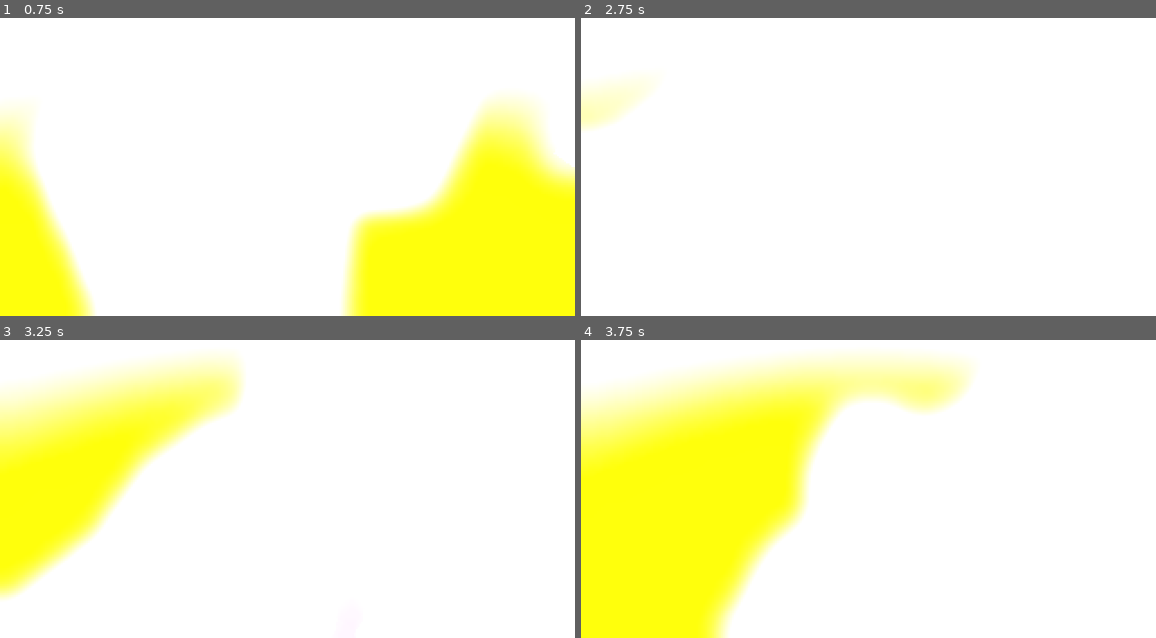
Above: before the commit, frames 1-4 (two rows, left to right).
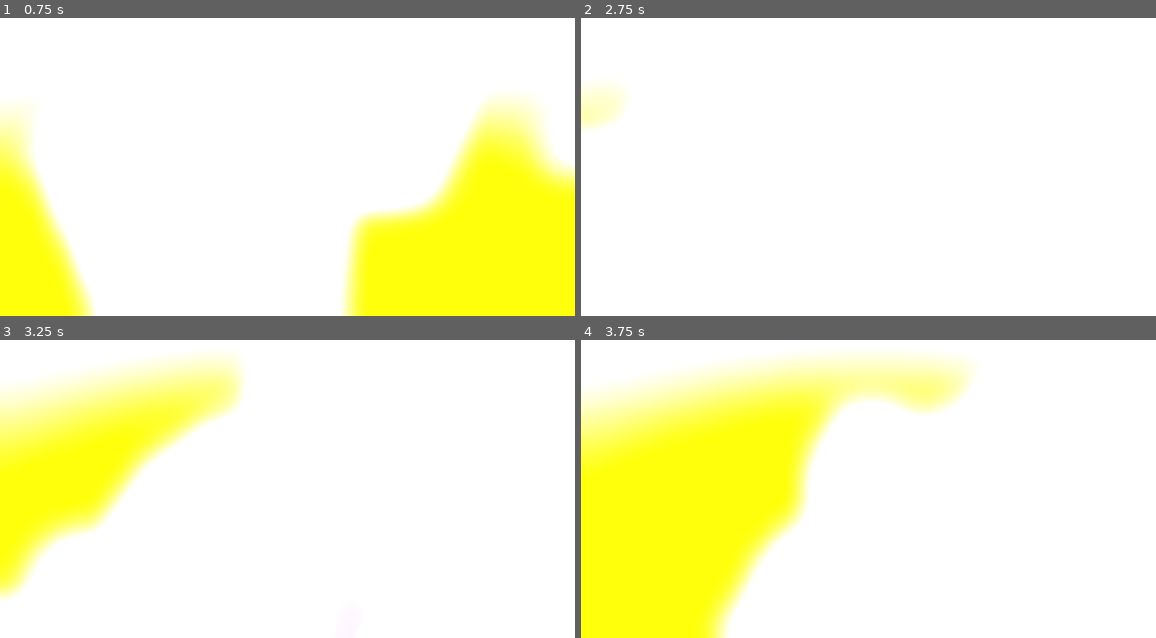
Above: after the commit, the same moments.

Repository: Manautbertonboitel/Dslite-Rebirth
Game: Godot game, scene res://scenes/main_scene.tscn
The game is run twice, just before and just after one commit, with the same random seed, the same clock (stepped at 60 frames per second) and the same inputs.
Inputs (mouse positions are in pixels of both pictures, inside the frame that each line leads up to):
- Up to frame 1 (0.75 s): tap Enter at 0.5 s; move the mouse to (414, 77) at 0.52 s; press the mouse at (414, 77) at 0.53 s; hold D (move_right) from 0.53 s (still down)
- Up to frame 2 (2.75 s): tap Space (jump) at 0.77, 1.52 s; move the mouse to (839, 101) at 1.27 s; release D (move_right) at 1.28 s; release the mouse at (839, 101) at 1.28 s; hold W (move_up) from 1.28 s (still down); click (839, 101) at 1.35 s; move the mouse to (880, 92) at 2.02 s; press the mouse at (880, 92) at 2.03 s
- Up to frame 3 (3.25 s): keep holding W (move_up); move the mouse to (281, 429) at 2.77 s; release the mouse at (281, 429) at 2.78 s; click (281, 429) at 2.85 s; tap Space (jump) at 3.02 s
- Up to frame 4 (3.75 s): keep holding W (move_up); move the mouse to (914, 426) at 3.52 s; press the mouse at (914, 426) at 3.53 s

Frame 1 is identical in both runs. In frame 2, 0.2% of the frame differs, in the area x 7-12%, y 21-31%; in frame 3, 2.3%, in the area x 1-18%, y 56-85%; in frame 4, nothing differs.

Commit message:
tower level and ps1 shader

Diff:
--- /dev/null
+++ b/Materials/PS1.gdshader
@@ -0,0 +1,50 @@
+shader_type spatial;
+render_mode blend_mix,
+	cull_disabled,
+	depth_prepass_alpha,
+	shadows_disabled,
+	specular_disabled,
+	vertex_lighting;
+
+uniform bool affine_mapping = false;
+uniform sampler2D albedo : source_color, filter_nearest;
+uniform float alpha_scissor : hint_range(0, 1) = 0.5;
+uniform float jitter: hint_range(0, 1) = 0.25;
+uniform ivec2 resolution = ivec2(320, 240);
+
+vec4 snap_to_position(vec4 base_position)
+{
+	vec4 snapped_position = base_position;
+	snapped_position.xyz = base_position.xyz / base_position.w;
+
+	vec2 snap_resulotion = floor(vec2(resolution) * (1.0 - jitter));
+	snapped_position.x = floor(snap_resulotion.x * snapped_position.x) / snap_resulotion.x;
+	snapped_position.y = floor(snap_resulotion.y * snapped_position.y) / snap_resulotion.y;
+
+	snapped_position.xyz *= base_position.w;
+	return snapped_position;
+}
+
+void vertex()
+{
+	vec4 snapped_position = snap_to_position(PROJECTION_MATRIX * MODELVIEW_MATRIX * vec4(VERTEX, 1.0));
+	if (affine_mapping)
+	{
+		POSITION = snapped_position;
+		POSITION /= abs(POSITION.w);
+	}
+	else
+	{
+		POSITION = snapped_position;
+	}
+}
+
+void fragment()
+{
+	vec4 color_base = COLOR;
+	vec4 texture_color = texture(albedo, UV);
+
+	ALBEDO = (color_base * texture_color).rgb;
+	ALPHA = texture_color.a * color_base.a;
+	ALPHA_SCISSOR_THRESHOLD = alpha_scissor;
+}
--- /dev/null
+++ b/Materials/PS1Scene.gdshader
@@ -0,0 +1,72 @@
+shader_type canvas_item;
+
+render_mode unshaded;
+
+#define MAXCOLORS 16
+
+uniform bool enabled = true;
+uniform bool dithering = true;
+uniform int colors : hint_range(1, MAXCOLORS) = 12;
+uniform int dither_size: hint_range(1, 8) = 1;
+
+float dithering_pattern(ivec2 fragcoord) {
+	const float pattern[] = {
+		0.00, 0.50, 0.10, 0.65,
+		0.75, 0.25, 0.90, 0.35,
+		0.20, 0.70, 0.05, 0.50,
+		0.95, 0.40, 0.80, 0.30
+	};
+
+	int x = fragcoord.x % 4;
+	int y = fragcoord.y % 4;
+
+	return pattern[y * 4 + x];
+}
+
+float reduce_color(float raw, float dither, int depth) {
+	float div = 1.0 / float(depth);
+	float val = 0.0;
+	int i = 0;
+
+	while (i <= MAXCOLORS)
+	{
+		if (raw > div * (float(i + 1))) {
+			i = i + 1;
+			continue;
+		}
+
+		if (raw * float(depth) - float(i) <= dither * 0.999)
+		{
+			val = div * float(i);
+		}
+		else
+		{
+			val = div * float(i + 1);
+		}
+		return val;
+
+		i = i+1;
+	}
+
+	return val;
+}
+
+void fragment() {
+	vec4 raw = texture(TEXTURE, SCREEN_UV);
+	ivec2 uv = ivec2(FRAGCOORD.xy / float(dither_size));
+
+	if (enabled == true){
+		float dithering_value = 1.0;
+		if (dithering)
+		{
+			dithering_value = dithering_pattern(uv);
+		}
+
+		COLOR.r = reduce_color(raw.r, (dithering_value - 0.5) * dithering_value + 0.5, colors - 1);
+		COLOR.g = reduce_color(raw.g, (dithering_value - 0.5) * dithering_value + 0.5, colors - 1);
+		COLOR.b = reduce_color(raw.b, (dithering_value - 0.5) * dithering_value + 0.5, colors - 1);
+
+	} else {
+		COLOR.rgb = raw.rgb;
+	}
+}
--- /dev/null
+++ b/Materials/Tower.tres
@@ -0,0 +1,13 @@
+[gd_resource type="StandardMaterial3D" load_steps=3 format=3 uid="uid://da704qrsn1kwo"]
+
+[ext_resource type="Texture2D" uid="uid://ba6sltjno7leb" path="res://scenes/Tower_medieval_wall_02_diff_256.jpg" id="1_8l565"]
+[ext_resource type="Texture2D" uid="uid://wcbnamct5i0j" path="res://scenes/Tower_medieval_wall_02_nor_gl_256.png" id="2_pgjw4"]
+
+[resource]
+albedo_texture = ExtResource("1_8l565")
+emission_enabled = true
+emission = Color(0.141837, 0.174624, 0.039855, 1)
+normal_enabled = true
+normal_texture = ExtResource("2_pgjw4")
+uv1_scale = Vector3(1.215, 1.215, 1.215)
+texture_filter = 2
--- /dev/null
+++ b/Materials/Tower_PS1.tres
@@ -0,0 +1,13 @@
+[gd_resource type="ShaderMaterial" load_steps=3 format=3 uid="uid://cyqjfyxoc1jh8"]
+
+[ext_resource type="Shader" uid="uid://diwg8kbsjjmcw" path="res://Materials/PS1.gdshader" id="1_xc3ct"]
+[ext_resource type="Texture2D" uid="uid://ba6sltjno7leb" path="res://scenes/Tower_medieval_wall_02_diff_256.jpg" id="2_ty2ng"]
+
+[resource]
+render_priority = 0
+shader = ExtResource("1_xc3ct")
+shader_parameter/affine_mapping = false
+shader_parameter/albedo = ExtResource("2_ty2ng")
+shader_parameter/alpha_scissor = 0.5
+shader_parameter/jitter = 0.25
+shader_parameter/resolution = Vector2i(320, 240)
--- a/level/level.tscn
+++ b/level/level.tscn
@@ -252,4 +252,4 @@
 material = ExtResource("7_njuj4")
 
 [node name="Lapine" parent="." instance=ExtResource("12_0g8ro")]
-transform = Transform3D(1, 0, 0, 0, 1, 0, 0, 0, 1, 5.44125, 0, -35.244)
+transform = Transform3D(1.70023, 0, 0, 0, 1.70023, 0, 0, 0, 1.70023, 5.44125, 0, -35.244)
--- /dev/null
+++ b/scenes/Tower_Scene.tscn
@@ -0,0 +1,67 @@
+[gd_scene load_steps=8 format=3 uid="uid://cx0b1v3saxxvy"]
+
+[ext_resource type="Shader" uid="uid://d1q3ratm6ww8o" path="res://Materials/PS1Scene.gdshader" id="1_3sm11"]
+[ext_resource type="PackedScene" uid="uid://l5boluq4n37e" path="res://scenes/lapine.tscn" id="1_xarpt"]
+[ext_resource type="PackedScene" uid="uid://c0dsmo2w7aenb" path="res://scenes/tower.tscn" id="2_xarpt"]
+[ext_resource type="PackedScene" uid="uid://b2mt87uhqd08p" path="res://scenes/player_3d.tscn" id="3_dum8x"]
+
+[sub_resource type="ShaderMaterial" id="ShaderMaterial_ab3st"]
+shader = ExtResource("1_3sm11")
+shader_parameter/enabled = true
+shader_parameter/dithering = true
+shader_parameter/colors = 16
+shader_parameter/dither_size = 1
+
+[sub_resource type="Sky" id="Sky_3sm11"]
+
+[sub_resource type="Environment" id="Environment_ab3st"]
+background_mode = 1
+background_color = Color(0.466795, 0.580192, 0.83214, 1)
+background_energy_multiplier = 1.14
+sky = SubResource("Sky_3sm11")
+ambient_light_source = 2
+ambient_light_color = Color(0.543979, 0.680659, 0.89865, 1)
+glow_enabled = true
+fog_enabled = true
+fog_light_color = Color(0.650985, 0.859031, 0.947646, 1)
+volumetric_fog_enabled = true
+volumetric_fog_density = 0.0289
+volumetric_fog_albedo = Color(0.777223, 0.767115, 0.938221, 1)
+
+[node name="Node3D" type="Node3D"]
+
+[node name="SubViewportContainer" type="SubViewportContainer" parent="."]
+material = SubResource("ShaderMaterial_ab3st")
+offset_right = 320.0
+offset_bottom = 240.0
+
+[node name="SubViewport" type="SubViewport" parent="SubViewportContainer"]
+handle_input_locally = false
+size = Vector2i(320, 240)
+render_target_update_mode = 4
+
+[node name="WorldEnvironment" type="WorldEnvironment" parent="SubViewportContainer/SubViewport"]
+environment = SubResource("Environment_ab3st")
+
+[node name="DirectionalLight3D" type="DirectionalLight3D" parent="SubViewportContainer/SubViewport/WorldEnvironment"]
+transform = Transform3D(0.755879, -0.440902, 0.483996, -0.242683, 0.497906, 0.832583, -0.608072, -0.74679, 0.269357, 5.00624, 9.33842, -0.482016)
+light_color = Color(0.841322, 0.839771, 0.87135, 1)
+light_energy = 1.646
+light_indirect_energy = 0.677
+light_volumetric_fog_energy = 1.105
+
+[node name="Lapine" parent="SubViewportContainer/SubViewport" instance=ExtResource("1_xarpt")]
+transform = Transform3D(1.73047, 0, 0, 0, 1.73047, 0, 0, 0, 1.73047, -2.27439, 0.489635, -1.2235)
+
+[node name="Tower" parent="SubViewportContainer/SubViewport" instance=ExtResource("2_xarpt")]
+transform = Transform3D(0.853334, 0.0765695, -2.60334, -0.00834215, 2.73958, 0.0778423, 2.60445, -0.0163127, 0.853219, -2.39561, -0.00205469, -16.1868)
+
+[node name="Player3D" parent="SubViewportContainer/SubViewport" instance=ExtResource("3_dum8x")]
+transform = Transform3D(1, 0, 0, 0, 1, 0, 0, 0, 1, 1.25579, 0.563078, -2.07338)
+
+[node name="CSGBox3D" type="CSGBox3D" parent="SubViewportContainer/SubViewport"]
+transform = Transform3D(43.1807, 0, 0, 0, 1, 0, 0, 0, 47.3168, 0, 0, 0)
+layers = 325
+use_collision = true
+collision_layer = 7
+collision_mask = 7
--- a/scenes/lapine.tscn
+++ b/scenes/lapine.tscn
@@ -1,7 +1,18 @@
-[gd_scene load_steps=9 format=3 uid="uid://l5boluq4n37e"]
+[gd_scene load_steps=12 format=3 uid="uid://l5boluq4n37e"]
 
 [ext_resource type="PackedScene" uid="uid://cgb04soevrhns" path="res://scenes/Lapine.fbx" id="1_tqbee"]
+[ext_resource type="Shader" uid="uid://diwg8kbsjjmcw" path="res://Materials/PS1.gdshader" id="2_05syi"]
 [ext_resource type="Texture2D" uid="uid://b5u88uw4dwfx0" path="res://Textures/T_Lapine.png" id="2_d6dbv"]
+[ext_resource type="Texture2D" uid="uid://dk3hu7xla5os" path="res://Textures/T_Wing.png" id="3_x43c6"]
+
+[sub_resource type="ShaderMaterial" id="ShaderMaterial_cot0g"]
+render_priority = 0
+shader = ExtResource("2_05syi")
+shader_parameter/affine_mapping = false
+shader_parameter/albedo = ExtResource("3_x43c6")
+shader_parameter/alpha_scissor = 0.5
+shader_parameter/jitter = 0.25
+shader_parameter/resolution = Vector2i(320, 240)
 
 [sub_resource type="StandardMaterial3D" id="StandardMaterial3D_xtl22"]
 albedo_color = Color(0.999999, 0.895085, 0.449542, 1)
@@ -10,9 +21,14 @@
 rim_enabled = true
 rim = 0.74
 
-[sub_resource type="StandardMaterial3D" id="StandardMaterial3D_k6p3a"]
-cull_mode = 2
-albedo_texture = ExtResource("2_d6dbv")
+[sub_resource type="ShaderMaterial" id="ShaderMaterial_5525h"]
+render_priority = 0
+shader = ExtResource("2_05syi")
+shader_parameter/affine_mapping = false
+shader_parameter/albedo = ExtResource("2_d6dbv")
+shader_parameter/alpha_scissor = 0.5
+shader_parameter/jitter = 0.25
+shader_parameter/resolution = Vector2i(320, 240)
 
 [sub_resource type="AnimationNodeAnimation" id="AnimationNodeAnimation_a2xsl"]
 animation = &"metarig_002|metarig_002Action"
@@ -41,7 +57,7 @@
 [node name="Lapine" instance=ExtResource("1_tqbee")]
 
 [node name="Skeleton3D" parent="metarig_002" index="0"]
-bones/1/rotation = Quaternion(-0.0910528, -0.00509924, -0.00798048, 0.995801)
+bones/1/rotation = Quaternion(-0.0893154, -0.00508511, -0.00798939, 0.995958)
 bones/1/scale = Vector3(1, 1, 1)
 bones/2/position = Vector3(0, 0.00229707, -1.84775e-11)
 bones/2/rotation = Quaternion(0.285659, 0.00172632, 0.00037068, 0.95833)
@@ -50,27 +66,27 @@
 bones/3/rotation = Quaternion(-0.0289744, -0.0012087, -0.0271918, 0.99921)
 bones/3/scale = Vector3(1, 1, 1)
 bones/4/position = Vector3(-0.0001741, 0.00066427, -0.000876636)
-bones/4/rotation = Quaternion(-0.191482, 0.397029, -0.0322183, 0.897031)
+bones/4/rotation = Quaternion(-0.189924, 0.397244, -0.0315174, 0.897292)
 bones/4/scale = Vector3(1, 1, 1)
 bones/5/position = Vector3(0.00105834, 0.00324556, 0.000619315)
-bones/5/rotation = Quaternion(0.318489, 0.360541, -0.153634, 0.863118)
+bones/5/rotation = Quaternion(0.296595, 0.365713, -0.146917, 0.869886)
 bones/6/position = Vector3(-3.07154e-10, 0.00234237, -8.03335e-11)
-bones/6/rotation = Quaternion(0.469259, -0.245583, 0.0327063, 0.847594)
+bones/6/rotation = Quaternion(0.48535, -0.237999, 0.0322582, 0.840685)
 bones/6/scale = Vector3(1, 1, 1)
 bones/7/position = Vector3(-0.00105663, 0.00327591, 0.000623864)
-bones/7/rotation = Quaternion(0.227996, -0.155075, 0.161638, 0.947546)
+bones/7/rotation = Quaternion(0.208955, -0.152507, 0.133475, 0.956694)
 bones/7/scale = Vector3(1, 1, 1)
 bones/8/position = Vector3(3.72654e-10, 0.00234238, -9.09265e-11)
-bones/8/rotation = Quaternion(0.75744, -0.0445774, 0.0924204, 0.644791)
+bones/8/rotation = Quaternion(0.778902, -0.0348625, 0.104585, 0.61738)
 bones/8/scale = Vector3(1, 1, 1)
 bones/9/position = Vector3(5.666e-05, 0.000855096, -0.00250914)
-bones/9/rotation = Quaternion(0.0894777, 0.022742, 0.994732, 0.0445498)
+bones/9/rotation = Quaternion(0.0895196, 0.0246162, 0.994572, 0.0469734)
 bones/9/scale = Vector3(1, 1, 1)
 bones/10/position = Vector3(0.00116205, -0.000357851, 0.00119559)
-bones/10/rotation = Quaternion(-0.0283541, 0.156315, 0.980535, 0.115378)
+bones/10/rotation = Quaternion(-0.0288694, 0.150008, 0.982174, 0.109543)
 bones/10/scale = Vector3(1, 1, 1)
 bones/11/position = Vector3(-0.00157526, -0.000304652, 0.00117193)
-bones/11/rotation = Quaternion(0.0403476, 0.12379, 0.990411, 0.0461948)
+bones/11/rotation = Quaternion(0.0403393, 0.124445, 0.99033, 0.0461732)
 bones/11/scale = Vector3(1, 1, 0.999999)
 bones/12/position = Vector3(0.00303946, -0.000585141, -0.00351462)
 bones/12/rotation = Quaternion(-0.260684, 0.28056, -0.531177, 0.755765)
@@ -119,13 +135,17 @@
 bones/27/rotation = Quaternion(-0.734794, 8.0859e-08, -2.62783e-07, 0.67829)
 bones/27/scale = Vector3(1, 1, 1)
 
+[node name="mesh_mai_001" parent="metarig_002/Skeleton3D" index="0"]
+surface_material_override/0 = SubResource("ShaderMaterial_cot0g")
+
 [node name="Plane_004" parent="metarig_002/Skeleton3D" index="1"]
 surface_material_override/0 = SubResource("StandardMaterial3D_xtl22")
 
 [node name="mesh_mai_005" parent="metarig_002/Skeleton3D" index="2"]
-surface_material_override/0 = SubResource("StandardMaterial3D_k6p3a")
+surface_material_override/0 = SubResource("ShaderMaterial_5525h")
 
 [node name="AnimationTree" type="AnimationTree" parent="." index="2"]
 root_motion_track = NodePath("metarig_002/Skeleton3D:spine")
+root_motion_local = false
 tree_root = SubResource("AnimationNodeBlendTree_nm8pq")
 anim_player = NodePath("../AnimationPlayer")
--- /dev/null
+++ b/scenes/tower.tscn
@@ -0,0 +1,68 @@
+[gd_scene load_steps=11 format=3 uid="uid://c0dsmo2w7aenb"]
+
+[ext_resource type="PackedScene" uid="uid://bannkjitj3xwk" path="res://scenes/Tower.glb" id="1_ay4al"]
+[ext_resource type="Texture2D" uid="uid://ba6sltjno7leb" path="res://scenes/Tower_medieval_wall_02_diff_256.jpg" id="2_ktxwe"]
+[ext_resource type="Material" uid="uid://cyqjfyxoc1jh8" path="res://Materials/Tower_PS1.tres" id="2_qrbg1"]
+[ext_resource type="Shader" uid="uid://diwg8kbsjjmcw" path="res://Materials/PS1.gdshader" id="4_qrbg1"]
+
+[sub_resource type="BoxShape3D" id="BoxShape3D_ay4al"]
+size = Vector3(2.23489, 7.82934, 5.0527)
+
+[sub_resource type="ShaderMaterial" id="ShaderMaterial_85u2j"]
+render_priority = 0
+shader = ExtResource("4_qrbg1")
+shader_parameter/affine_mapping = false
+shader_parameter/albedo = ExtResource("2_ktxwe")
+shader_parameter/alpha_scissor = 0.5
+shader_parameter/jitter = 0.25
+shader_parameter/resolution = Vector2i(320, 240)
+
+[sub_resource type="BoxShape3D" id="BoxShape3D_ktxwe"]
+size = Vector3(2.09772, 18.0556, 2.1615)
+
+[sub_resource type="StandardMaterial3D" id="StandardMaterial3D_qrbg1"]
+albedo_texture = ExtResource("2_ktxwe")
+
+[sub_resource type="ShaderMaterial" id="ShaderMaterial_jfguu"]
+render_priority = 0
+shader = ExtResource("4_qrbg1")
+shader_parameter/affine_mapping = false
+shader_parameter/albedo = ExtResource("2_ktxwe")
+shader_parameter/alpha_scissor = 0.5
+shader_parameter/jitter = 0.25
+shader_parameter/resolution = Vector2i(320, 240)
+
+[sub_resource type="BoxShape3D" id="BoxShape3D_qrbg1"]
+size = Vector3(1.64502, 6.25482, 4.57672)
+
+[node name="Tower" instance=ExtResource("1_ay4al")]
+
+[node name="Cylinder" parent="." index="1"]
+layers = 7
+surface_material_override/0 = ExtResource("2_qrbg1")
+
+[node name="CollisionShape3D" type="CollisionShape3D" parent="Cylinder" index="0"]
+transform = Transform3D(1, 0, 0, 0, 1, 0, 0, 0, 1, 0.0940704, 4.04721, -3.45418)
+shape = SubResource("BoxShape3D_ay4al")
+
+[node name="Cylinder_012" parent="." index="2"]
+layers = 7
+surface_material_override/0 = SubResource("ShaderMaterial_85u2j")
+
+[node name="CollisionShape3D" type="CollisionShape3D" parent="Cylinder_012" index="0"]
+transform = Transform3D(1, 0, 0, 0, 1, 0, 0, 0, 1, -0.00479126, 9.04141, 0.000183105)
+shape = SubResource("BoxShape3D_ktxwe")
+
+[node name="Cylinder_015" parent="." index="3"]
+transform = Transform3D(0.996934, 0, 0, 0, 0.996934, 0, 0, 0, 0.996934, 0.180249, 0, 0)
+layers = 7
+material_override = SubResource("StandardMaterial3D_qrbg1")
+surface_material_override/0 = SubResource("ShaderMaterial_jfguu")
+
+[node name="Cube_001" parent="." index="4"]
+layers = 7
+surface_material_override/0 = ExtResource("2_qrbg1")
+
+[node name="CollisionShape3D" type="CollisionShape3D" parent="Cube_001" index="0"]
+transform = Transform3D(0.996934, 0, 0, 0, 0.996934, 0, 0, 0, 0.996934, -0.141272, 3.25211, 3.29635)
+shape = SubResource("BoxShape3D_qrbg1")
Not shown, added: Materials/PS1.gdshader.uid
Not shown, added: Materials/PS1Scene.gdshader.uid
Binary file added: scenes/Tower.glb
Not shown, added: scenes/Tower.glb.import
Binary file added: scenes/Tower_medieval_wall_02_diff_256.jpg
Not shown, added: scenes/Tower_medieval_wall_02_diff_256.jpg.import
Binary file added: scenes/Tower_medieval_wall_02_nor_gl_256.png
Not shown, added: scenes/Tower_medieval_wall_02_nor_gl_256.png.import
